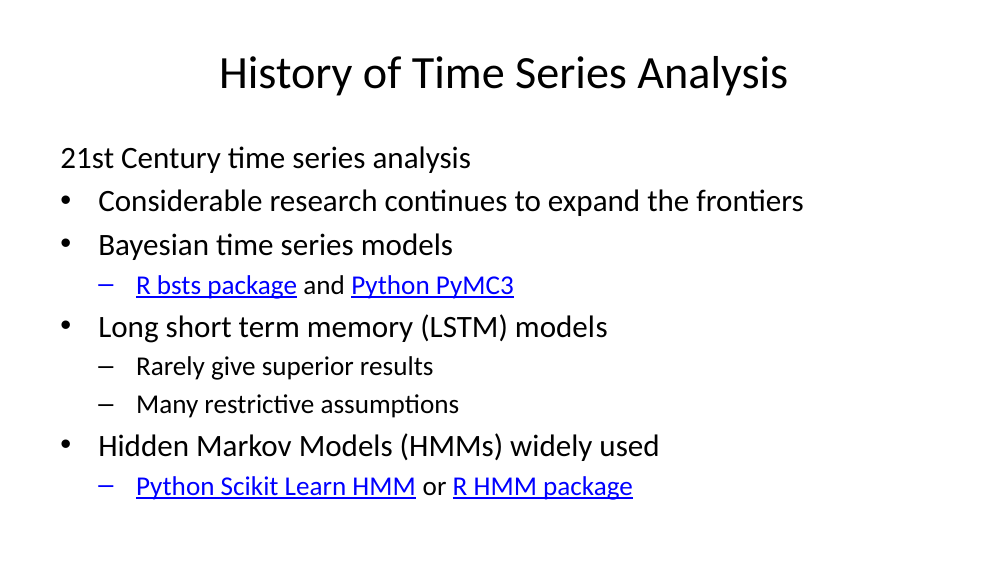
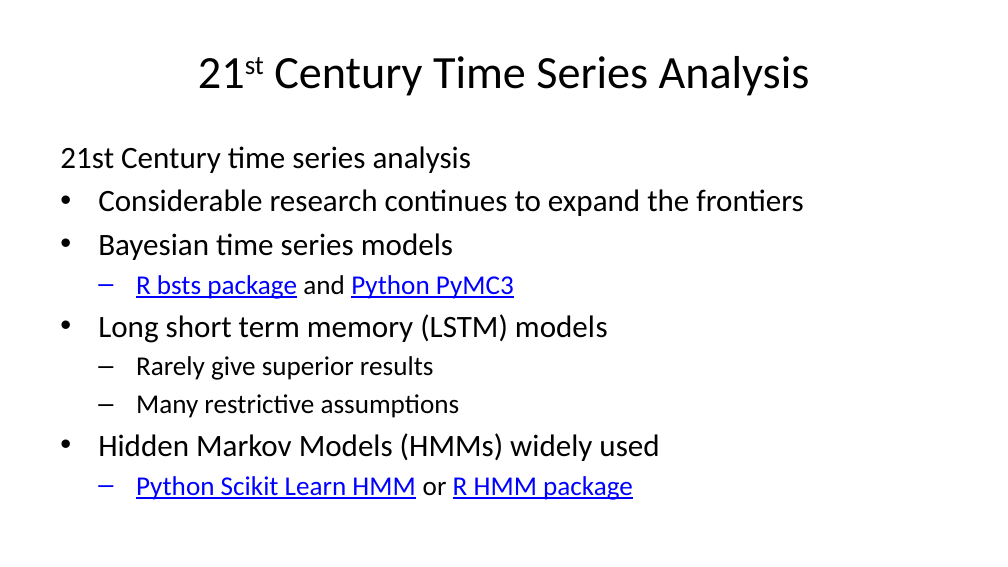
Before and after one commit to StephenElston/CSCI-E-83, a slide deck: slide 10 of LectureSlides/11_IntroductionToTimeSeries.pptx. Drawn at 1008x567 pixels with LibreOffice and Linux fonts; fonts in the diff are those of the drawing. Boxes give left, top, right and bottom in pixels: in the first picture for what was removed or moved away, otherwise in the second. Text is boxed around its words. In the diff, an @@ line names an element or a change of style, - is before the commit and + after.

```diff
--- a/LectureSlides/11_IntroductionToTimeSeries.pptx
+++ b/LectureSlides/11_IntroductionToTimeSeries.pptx
@@ title at (274,56,810,96): text changed @@
-History of Time Series Analysis
+21st Century Time Series Analysis
```
Also in this commit, not shown: 5 other slides changed, 1 other file.
